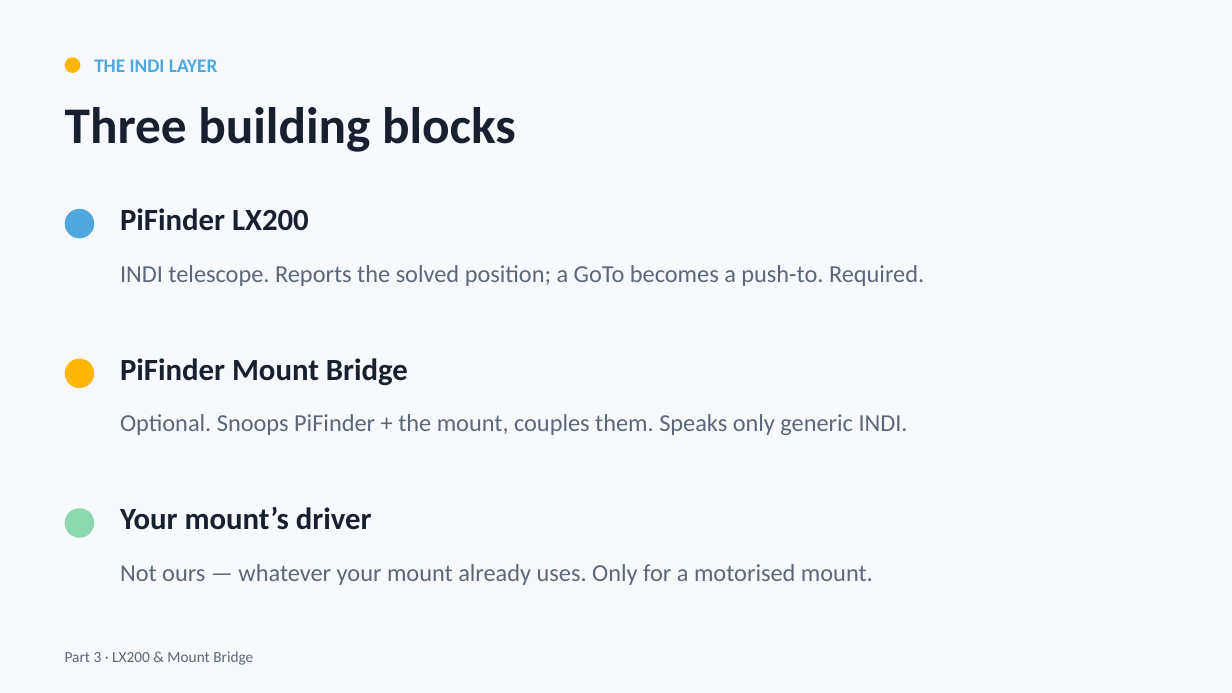
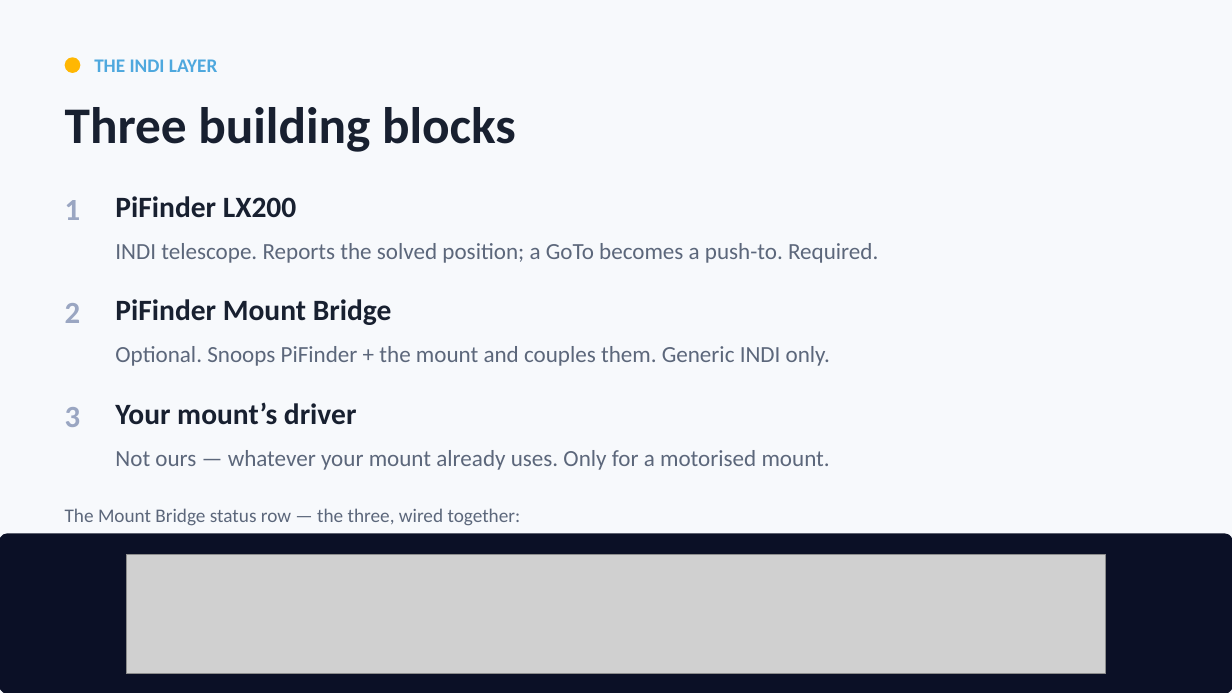
Before and after one commit to apos/PiFinder_Stellarmate, a slide deck: slide 17 of docs/presentations/PFSM_overview.pptx. Drawn at 1232x693 pixels with LibreOffice and Linux fonts; fonts in the diff are those of the drawing; grey boxes stand for pictures. Boxes give left, top, right and bottom in pixels: in the first picture for what was removed or moved away, otherwise in the second. Text is boxed around its words. In the diff, an @@ line names an element or a change of style, - is before the commit and + after.

```diff
--- a/docs/presentations/PFSM_overview.pptx
+++ b/docs/presentations/PFSM_overview.pptx
@@ ellipse removed at <box>65,209,94,238</box> @@
@@ text added at <box>65,200,81,220</box>, 24 pt, text #9AA6C2, bold @@
+1
@@ text "PiFinder LX200": place and size @@
-text "PiFinder LX200" at <box>120,208,309,231</box>
+text "PiFinder LX200" at <box>115,196,297,218</box>
@@ text "INDI telescope. Reports the solved ...": place and size @@
-text "INDI telescope. Reports the solved ..." at <box>120,265,924,286</box>
+text "INDI telescope. Reports the solved ..." at <box>115,243,878,263</box>
@@ text "INDI telescope. Reports the solved ..." at <box>115,243,878,263</box>: size 19 to 18 pt; line spacing 1.22 to 1.15 @@
@@ text "PiFinder Mount Bridge": place and size @@
-text "PiFinder Mount Bridge" at <box>120,358,408,386</box>
+text "PiFinder Mount Bridge" at <box>115,299,392,325</box>
@@ text added at <box>65,303,81,323</box>, 24 pt, text #9AA6C2, bold @@
+2
@@ ellipse removed at <box>65,359,94,388</box> @@
@@ text at <box>115,346,830,366</box>: text changed; size 19 to 18 pt @@
-Optional. Snoops PiFinder + the mount, couples them. Speaks only generic INDI.
+Optional. Snoops PiFinder + the mount and couples them. Generic INDI only.
@@ text added at <box>65,407,81,427</box>, 24 pt, text #9AA6C2, bold @@
+3
@@ size 24 to 23 pt in 3 elements at <box>115,196,297,218</box>, <box>115,299,392,325</box>, <box>115,402,357,425</box> @@
@@ text "Your mount’s driver": place and size @@
-text "Your mount’s driver" at <box>120,507,372,530</box>
+text "Your mount’s driver" at <box>115,402,357,425</box>
@@ text "Not ours — whatever your ..." at <box>115,450,830,470</box>: size 19 to 18 pt; line spacing 1.22 to 1.15 @@
@@ text "Not ours — whatever your ...": place and size @@
-text "Not ours — whatever your ..." at <box>120,564,873,585</box>
+text "Not ours — whatever your ..." at <box>115,450,830,470</box>
@@ text at <box>65,508,521,526</box>: text changed; size 12 to 15 pt @@
-Part 3 · LX200 & Mount Bridge
+The Mount Bridge status row — the three, wired together:
@@ ellipse removed at <box>65,508,94,538</box> @@
@@ rounded rectangle added at <box>0,534,1232,693</box>, fill #0B1026, outline #0B1026 1 pt @@
@@ picture added at <box>127,555,1106,674</box> @@
```
Also in this commit, not shown: 8 other slides changed, 1 slide added, 7 other files.
